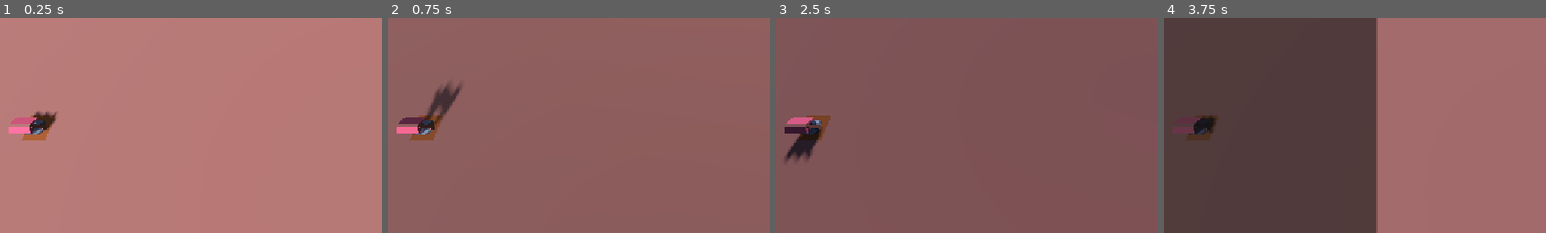
Above: before the commit, frames 1-4 (left to right).
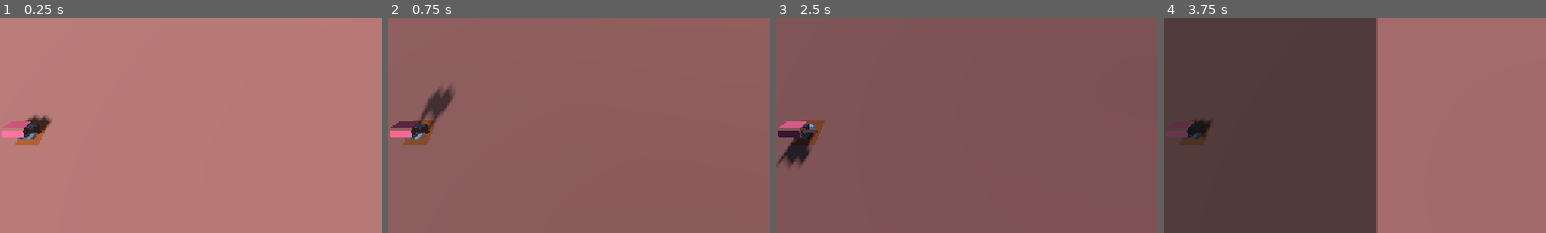
Above: after the commit, the same moments.

Repository: ToBinio/secrets-of-soil
Game: Godot game, scene res://scenes/main.tscn
Same seed, same stepped clock (60 frames per second), same inputs: the game is played once before the commit and once after it.
Inputs:
- Up to frame 1 (0.25 s): no input
- Up to frame 2 (0.75 s): click "Next Day" at 0.5 s
- Up to frame 3 (2.5 s): click "Next Day" at 1.25 s; click "0" at 2 s
- Up to frame 4 (3.75 s): click "i" at 2.75 s; click "0" at 3.5 s
The pictures show only the part of the screen within x 0-50%, y 37-87%; the shares and areas given below are measured in that part.

The runs differ from the first frame. In frame 1, 1.2% of the frame differs, in the area x 0-15%, y 43-60%; in frame 2, 1.6%, in the area x 0-20%, y 30-60%; in frame 3, 1.4%; in frame 4, 0.6%.

Commit message:
display well size

Diff:
--- a/scenes/village/Well.tscn
+++ b/scenes/village/Well.tscn
@@ -1,11 +1,40 @@
-[gd_scene load_steps=3 format=3 uid="uid://dr6245qmuh6f8"]
+[gd_scene load_steps=8 format=3 uid="uid://dr6245qmuh6f8"]
 
 [ext_resource type="PackedScene" uid="uid://dbtjy67n85q7t" path="res://assets/village/well/well.gltf" id="1_bkgaa"]
+[ext_resource type="Script" uid="uid://kjfi40nma26x" path="res://scripts/well.gd" id="1_xy6dp"]
 [ext_resource type="PackedScene" uid="uid://bd00p8h4tp4ej" path="res://scenes/plant/grid_blocker.tscn" id="2_6wk6f"]
+[ext_resource type="Shader" uid="uid://llsuepsd4kip" path="res://scripts/WellPreview.gdshader" id="3_6wk6f"]
+
+[sub_resource type="BoxShape3D" id="BoxShape3D_213ai"]
+size = Vector3(0.5, 0.374512, 0.5)
+
+[sub_resource type="ShaderMaterial" id="ShaderMaterial_xy6dp"]
+render_priority = 0
+shader = ExtResource("3_6wk6f")
+shader_parameter/color = Color(0.162285, 0.45004, 0.638657, 1)
+shader_parameter/alpha_bias = 0.58
+
+[sub_resource type="PlaneMesh" id="PlaneMesh_213ai"]
+material = SubResource("ShaderMaterial_xy6dp")
+size = Vector2(10, 10)
 
 [node name="Well" type="Node3D" groups=["Well"]]
+script = ExtResource("1_xy6dp")
+
+[node name="Area3D" type="Area3D" parent="."]
+
+[node name="CollisionShape3D" type="CollisionShape3D" parent="Area3D"]
+transform = Transform3D(1, 0, 0, 0, 1, 0, 0, 0, 1, 0, 0.189213, 0)
+shape = SubResource("BoxShape3D_213ai")
 
 [node name="blockbench_export" parent="." instance=ExtResource("1_bkgaa")]
 
 [node name="GridBlocker" parent="." instance=ExtResource("2_6wk6f")]
 size = 1
+
+[node name="AffectArea" type="MeshInstance3D" parent="."]
+transform = Transform3D(1, 0, 0, 0, 1, 0, 0, 0, 1, 0, 0.02, 0)
+mesh = SubResource("PlaneMesh_213ai")
+
+[connection signal="mouse_entered" from="Area3D" to="." method="_mouse_entered"]
+[connection signal="mouse_exited" from="Area3D" to="." method="_mouse_exited"]
--- a/scenes/world.tscn
+++ b/scenes/world.tscn
@@ -15,11 +15,11 @@
 
 [node name="Houses" type="Node3D" parent="."]
 
+[node name="Well2" parent="Houses" instance=ExtResource("3_k0juu")]
+transform = Transform3D(1, 0, 0, 0, 1, 0, 0, 0, 1, -7.5, 0, 6.5)
+
 [node name="Well" parent="Houses" instance=ExtResource("3_k0juu")]
 transform = Transform3D(1, 0, 0, 0, 1, 0, 0, 0, 1, -1.5, 0, 0)
-
-[node name="Well" parent="Houses/Well" instance=ExtResource("3_k0juu")]
-transform = Transform3D(1, 0, 0, 0, 1, 0, 0, 0, 1, -5.90329, 0, 6.41601)
 
 [node name="House" parent="Houses" instance=ExtResource("2_rwgxs")]
 transform = Transform3D(-1, 0, -8.74228e-08, 0, 1, 0, 8.74228e-08, 0, -1, 0, 0, 0)
--- /dev/null
+++ b/scripts/WellPreview.gdshader
@@ -0,0 +1,23 @@
+shader_type spatial;
+
+uniform vec3 color : source_color;
+uniform float alpha_bias;
+
+void fragment() {
+	float dist = length(UV - vec2(0.5));
+	float radius = 0.5;
+	float line_width = 0.005;
+	vec3 line_color = vec3( 1.0, 1.0, 0.0 );
+
+	ALBEDO = color;
+
+	if (dist > radius - line_width && dist < radius) {
+		ALBEDO = color;
+	} else if (dist < radius) {
+		ALPHA = dist + 0.2;
+	} else {
+		ALPHA = 0.;
+	}
+
+	ALPHA -= alpha_bias;
+}
--- a/scripts/components/plant.gd
+++ b/scripts/components/plant.gd
@@ -7,7 +7,7 @@
 
 func _ready() -> void:
 	clicker_area.on_click.connect(_on_click)
-	plant.size = grid_blocker.size
+	grid_blocker.size = plant.size
 
 func _on_click():
 	print("harvest " + plant.name)
--- a/scripts/resources/plant_resource.gd
+++ b/scripts/resources/plant_resource.gd
@@ -4,6 +4,6 @@
 @export var name: String
 
 @export var growth_speed: float
-var size: int
+@export var size: int
 
 @export_range(0, 1) var preferred_water: float
--- a/scripts/resources/plants/wheat.tres
+++ b/scripts/resources/plants/wheat.tres
@@ -6,5 +6,6 @@
 script = ExtResource("1_g7v3s")
 name = "Wheat"
 growth_speed = 0.5
+size = 3
 preferred_water = 1.0
 metadata/_custom_type_script = "uid://c2qk2325ok2gv"
--- /dev/null
+++ b/scripts/well.gd
@@ -0,0 +1,12 @@
+extends Node3D
+
+@onready var affect_area: MeshInstance3D = $AffectArea
+
+func _ready() -> void:
+	affect_area.hide()
+
+func _mouse_entered() -> void:
+	affect_area.show()
+
+func _mouse_exited() -> void:
+	affect_area.hide()
Not shown, added: scripts/WellPreview.gdshader.uid
Not shown, added: scripts/well.gd.uid
